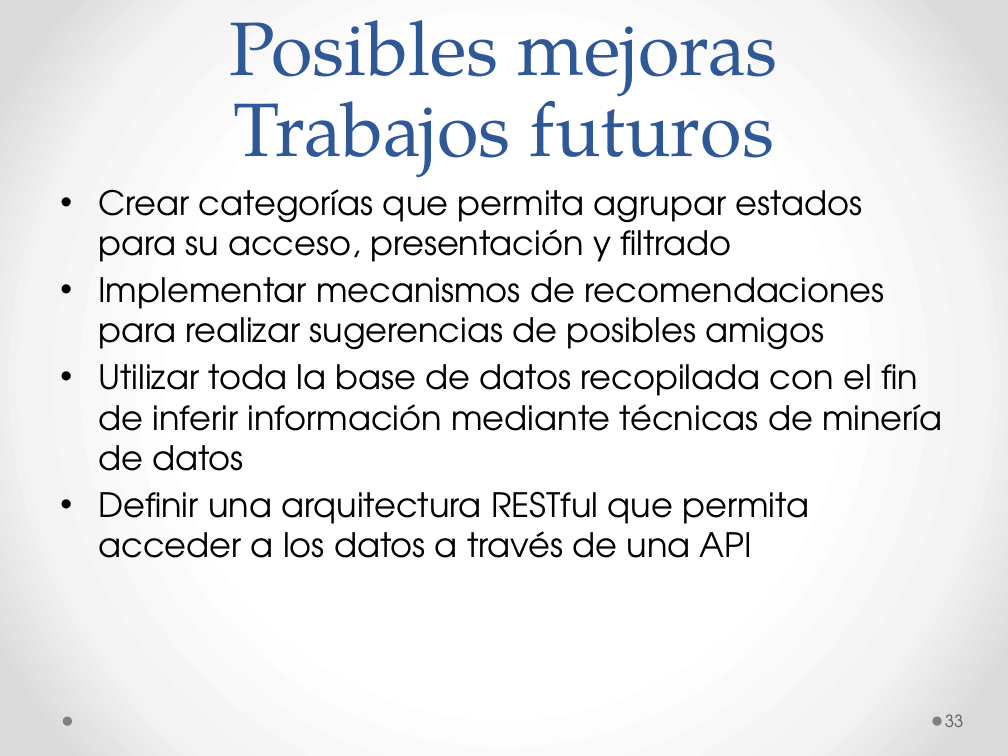
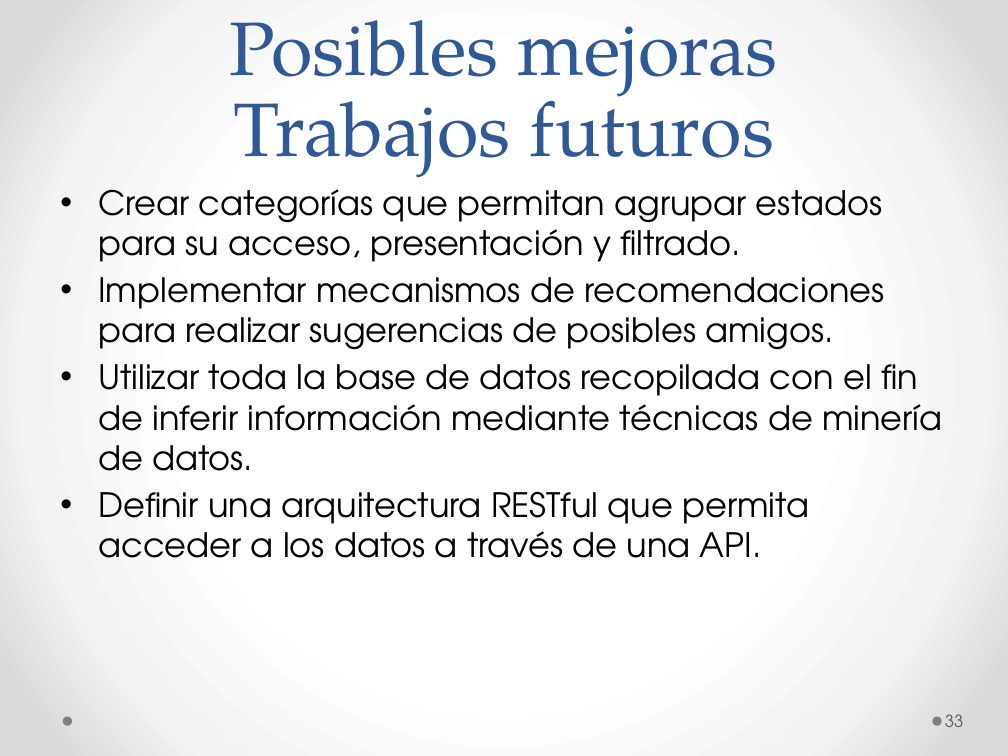
Before and after one commit to ygd182/placeon, a slide deck: slide 33 of Informes/PlaceOn.pptx. Drawn at 1008x756 pixels with LibreOffice and Linux fonts; fonts in the diff are those of the drawing. Boxes give left, top, right and bottom in pixels: in the first picture for what was removed or moved away, otherwise in the second. Text is boxed around its words. In the diff, an @@ line names an element or a change of style, - is before the commit and + after.

```diff
--- a/Informes/PlaceOn.pptx
+++ b/Informes/PlaceOn.pptx
@@ text at box(98, 189, 942, 558): text changed @@
-• Crear categorías que permita agrupar estados para su acceso, presentación y filtrado
-• Implementar mecanismos de recomendaciones para realizar sugerencias de posibles amigos
-• Utilizar toda la base de datos recopilada con el fin de inferir información mediante técnicas de minería de datos
-• Definir una arquitectura RESTful que permita acceder a los datos a través de una API
+• Crear categorías que permitan agrupar estados para su acceso, presentación y filtrado.
+• Implementar mecanismos de recomendaciones para realizar sugerencias de posibles amigos.
+• Utilizar toda la base de datos recopilada con el fin de inferir información mediante técnicas de minería de datos.
+• Definir una arquitectura RESTful que permita acceder a los datos a través de una API.
```
Also in this commit, not shown: 4 other slides changed.
